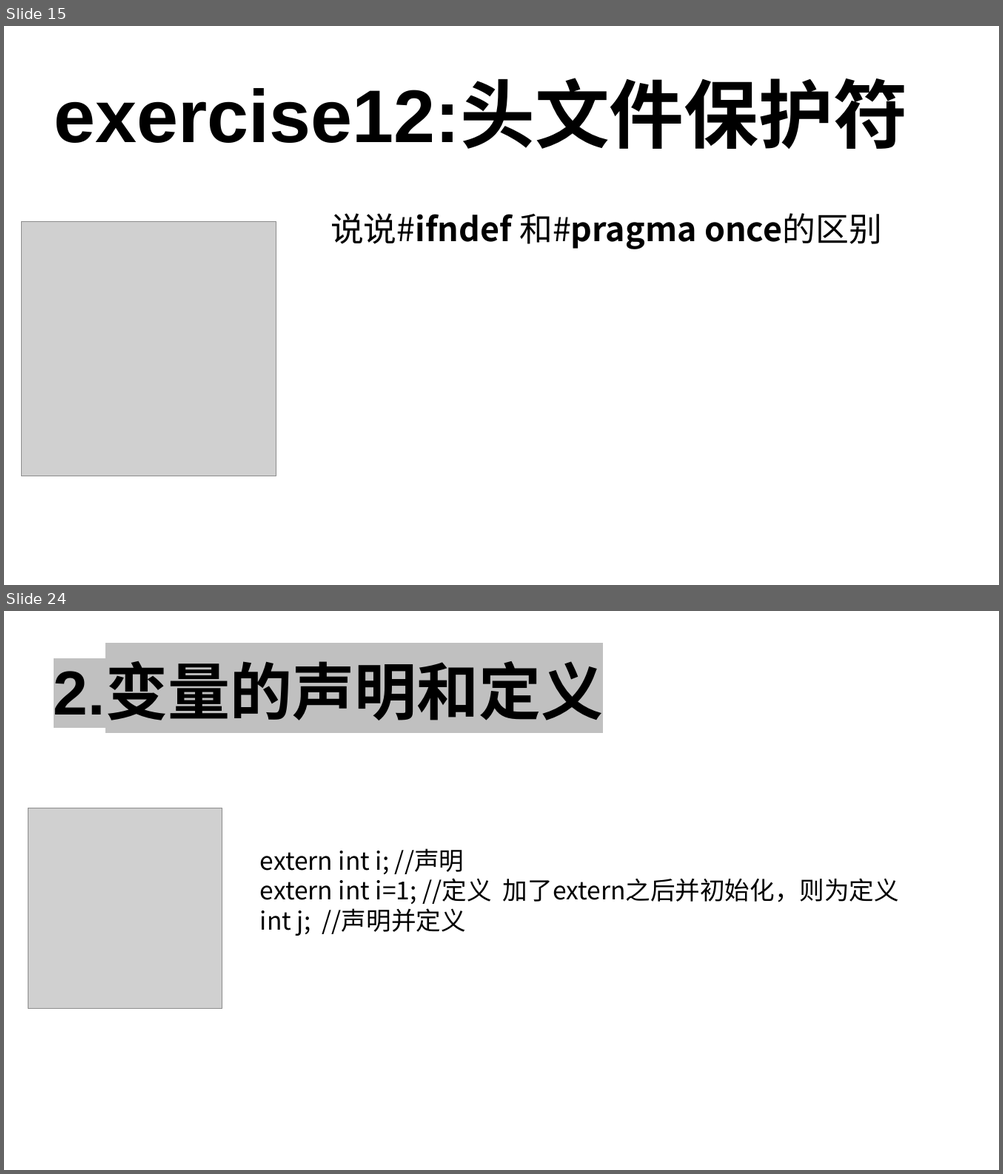
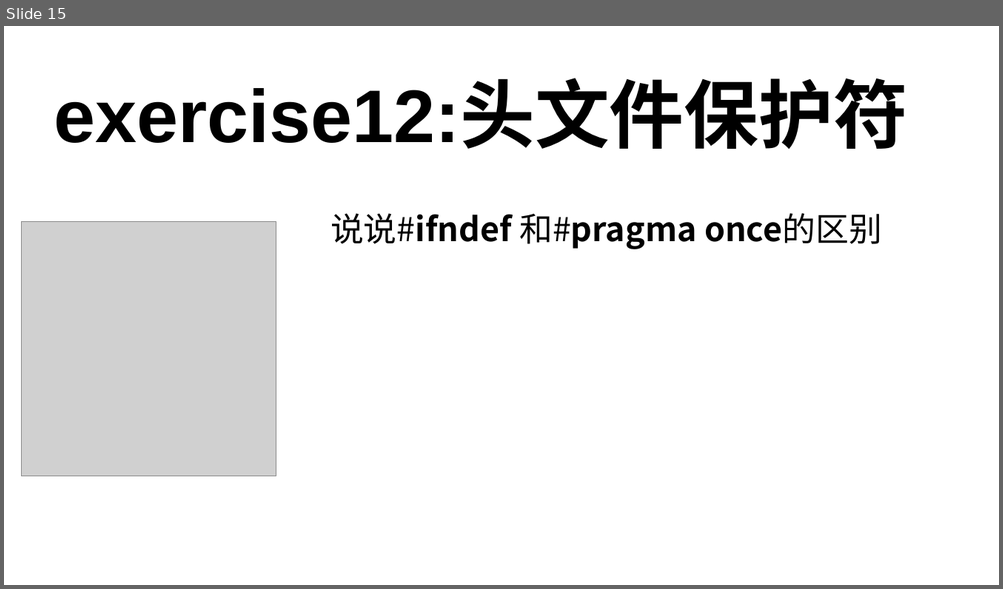
Before and after one commit to 3417725275/CPP_Study, a slide deck: C++课件.pptx. Shown one above the other, each under a label of ours: slides 15 and 24 before the commit, slide 15 after it; the slides between them are not shown. The pictures are 1003x1174 and 1003x589 pixels, drawn with LibreOffice and Linux fonts; fonts in the diff are those of the drawing; grey boxes stand for pictures. Boxes give left, top, right and bottom in pixels: in the first picture for what was removed or moved away, otherwise in the second. Text is boxed around its words. In the diff, an @@ line names an element or a change of style, - is before the commit and + after.

```diff
--- a/C++课件.pptx
+++ b/C++课件.pptx
@@ slide 24 removed at box(4, 611, 999, 1170), background #FFFFFF @@
@@ text removed at box(54, 665, 603, 721) @@
-2.变量的声明和定义
@@ picture removed at box(28, 809, 222, 1009) @@
@@ text removed at box(260, 849, 899, 936) @@
-extern int i; //声明
-extern int i=1; //定义 加了extern之后并初始化，则为定义
-int j; //声明并定义
```
Also in this commit, not shown: 6 slides changed, 3 slides added, 10 other slides removed, 1 other file.
